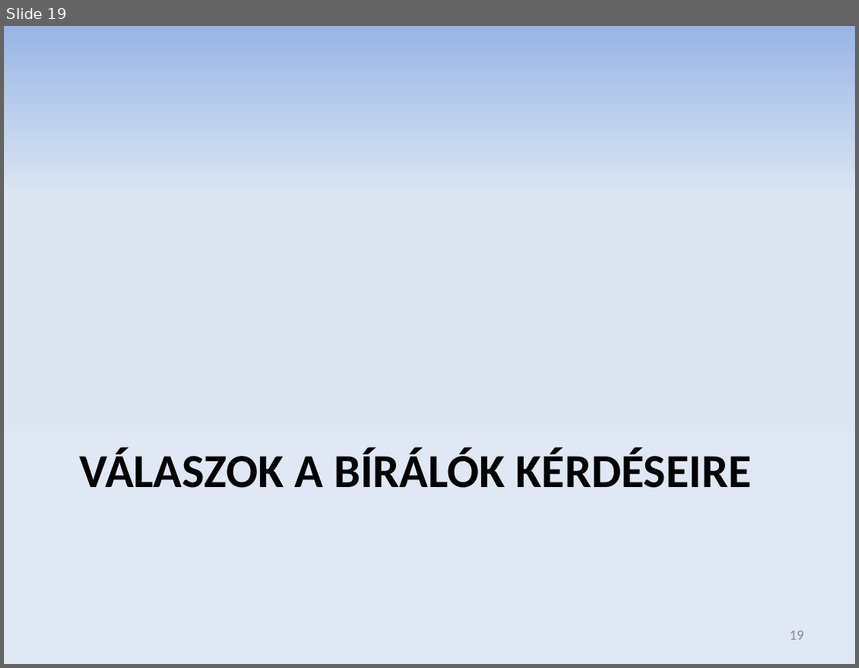
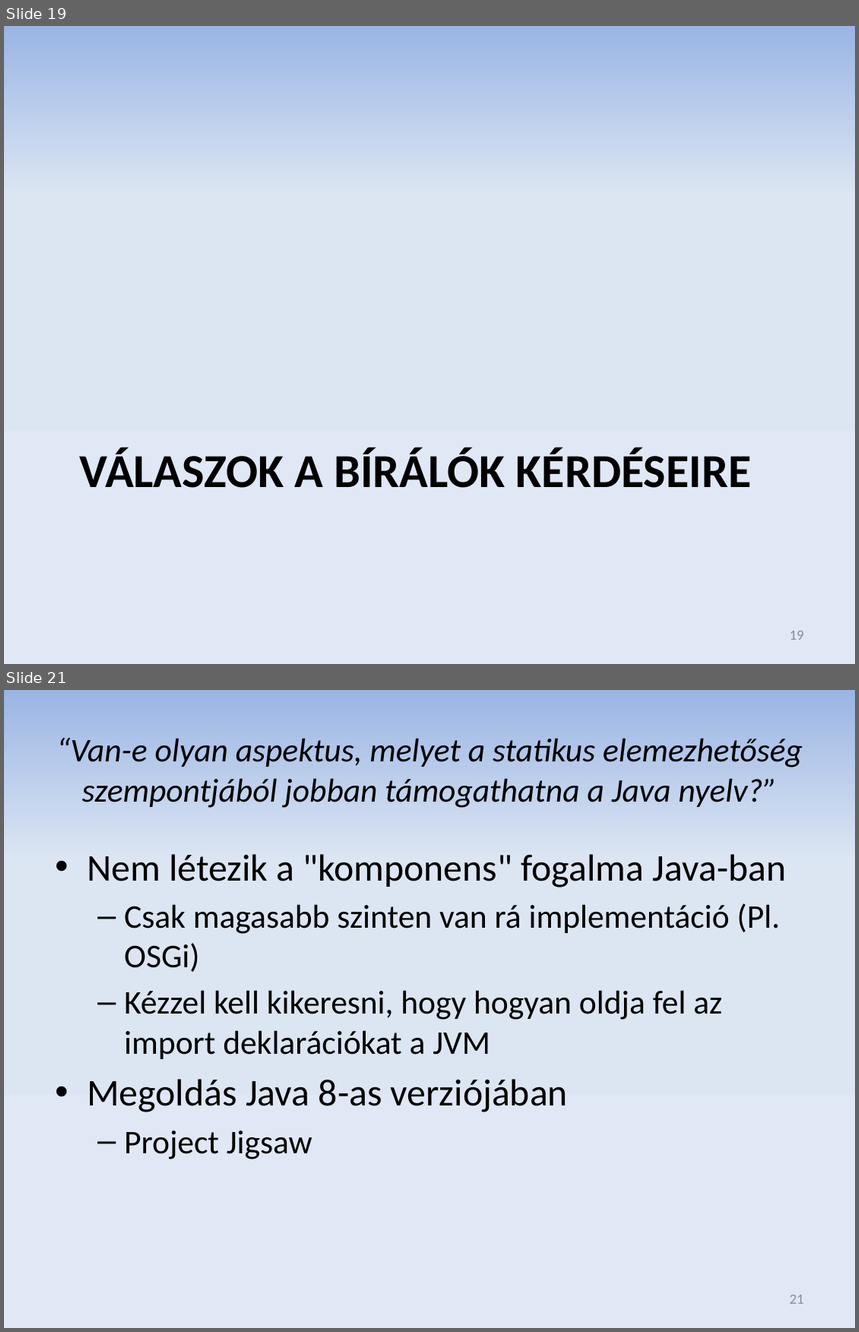
Before and after one commit to donat/incquery-deps, a slide deck: incquery-deps-thesis/presentation/zv_csikos_donat.pptx. Shown one above the other, each under a label of ours: slide 19 before the commit, slides 19 and 21 after it; the slides between them are not shown. The pictures are 859x668 and 859x1332 pixels, drawn with LibreOffice and Linux fonts; fonts in the diff are those of the drawing. Boxes give left, top, right and bottom in pixels: in the first picture for what was removed or moved away, otherwise in the second. Text is boxed around its words. In the diff, an @@ line names an element or a change of style, - is before the commit and + after.

```diff
--- a/incquery-deps-thesis/presentation/zv_csikos_donat.pptx
+++ b/incquery-deps-thesis/presentation/zv_csikos_donat.pptx
@@ slide 21 added at box(4, 690, 855, 1328), background gradient #9AB5E4 to #DCE6F2 to #E1E8F5 @@
@@ title added at box(56, 738, 803, 808), 28 pt, text #000000, italic @@
+“Van-e olyan aspektus, melyet a statikus elemezhetőség szempontjából jobban támogathatna a Java nyelv?”
@@ text added at box(87, 854, 787, 1160), 28 pt, text #000000 @@
+• Nem létezik a "komponens" fogalma Java-ban
+  – Csak magasabb szinten van rá implementáció (Pl. OSGi)
+  – Kézzel kell kikeresni, hogy hogyan oldja fel az import deklarációkat a JVM
+• Megoldás Java 8-as verziójában
+  – Project Jigsaw
@@ page number added at box(790, 1295, 804, 1304), 12 pt, text #8C8C8C @@
+21
```
Also in this commit, not shown: 4 slides changed, 3 other slides added, 1 other file.
